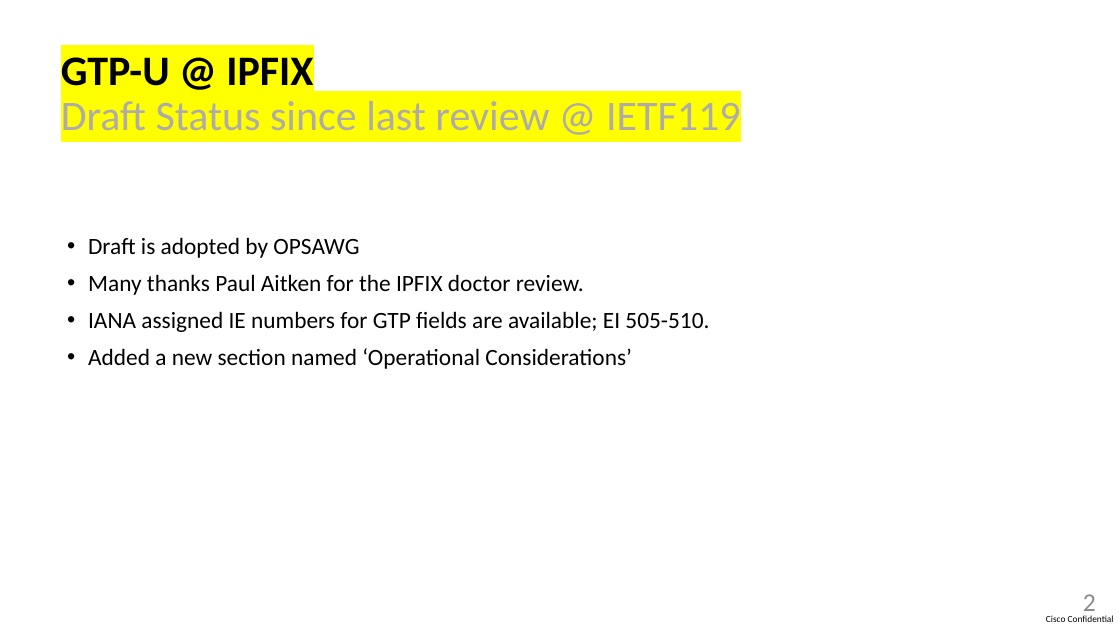
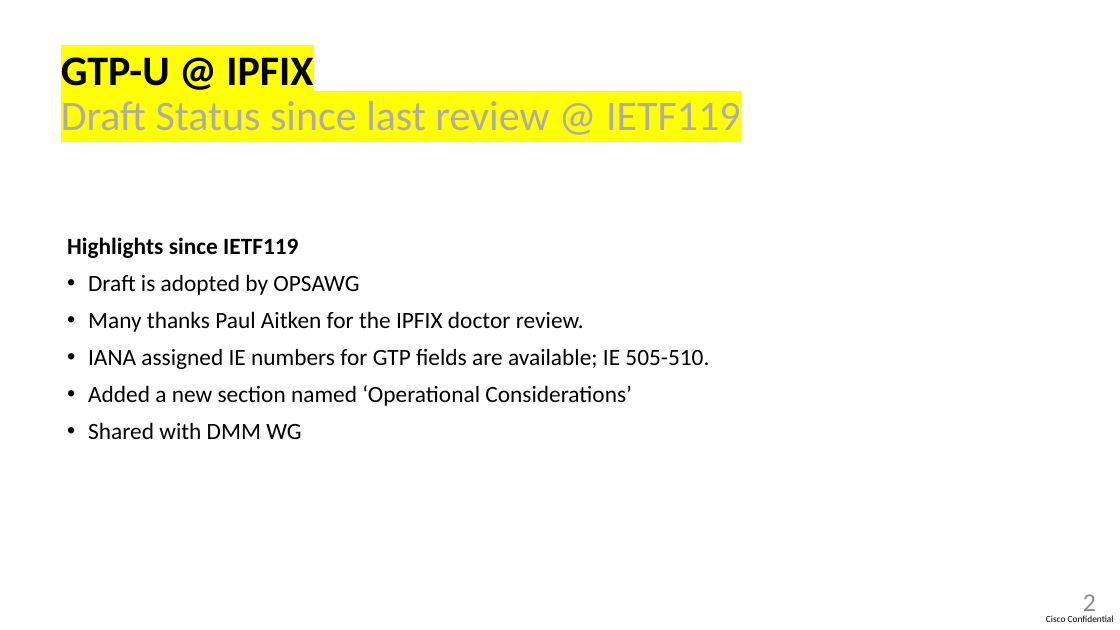
Before and after one commit to sriragop/draft-voyersriram-opsawg-ipfix-gtpu, a slide deck: slide 2 of draft-ietf-opsawg-ipfix-gtpu-00.pptx. Drawn at 1120x630 pixels with LibreOffice and Linux fonts; fonts in the diff are those of the drawing. Boxes give left, top, right and bottom in pixels: in the first picture for what was removed or moved away, otherwise in the second. Text is boxed around its words. In the diff, an @@ line names an element or a change of style, - is before the commit and + after.

```diff
--- a/draft-ietf-opsawg-ipfix-gtpu-00.pptx
+++ b/draft-ietf-opsawg-ipfix-gtpu-00.pptx
@@ text at [67,237,709,406]: paragraph added @@
+• Shared with DMM WG
@@ text at [67,237,298,258]: paragraph added @@
+Highlights since IETF119
@@ text at [88,348,709,369]: text changed @@
-• IANA assigned IE numbers for GTP fields are available; EI 505-510.
+• IANA assigned IE numbers for GTP fields are available; IE 505-510.
```
Also in this commit, not shown: 3 other slides changed, 3 slides removed, 1 other file.
